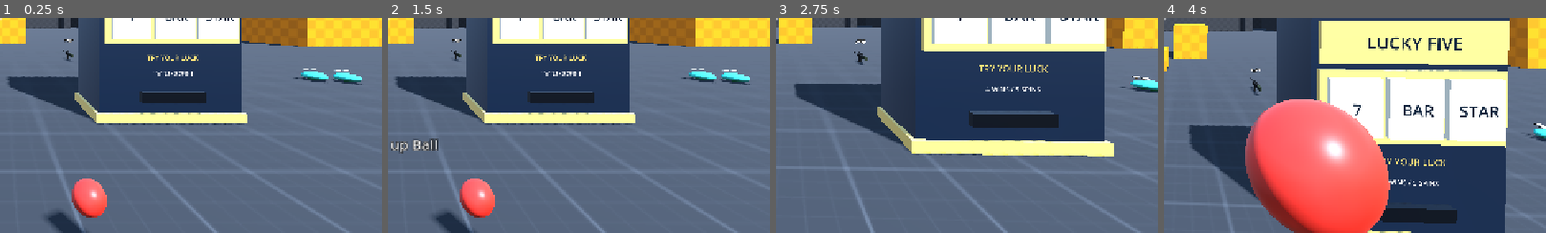
Above: before the commit, frames 1-4 (left to right).
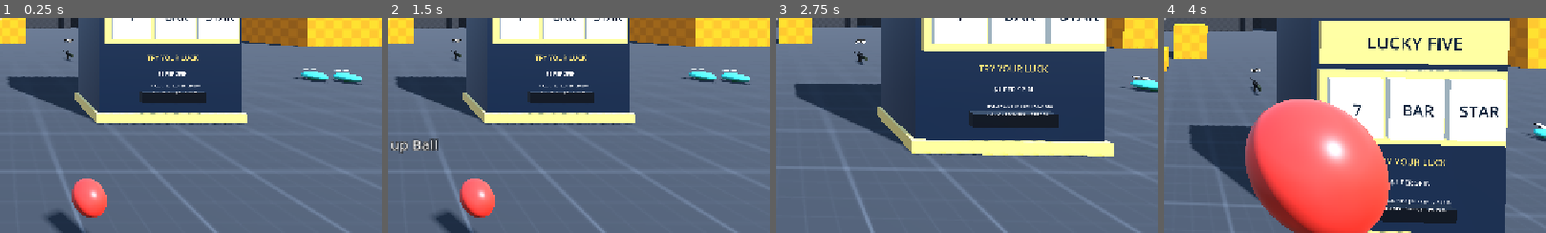
Above: after the commit, the same moments.

Repository: BrianWiz/the-game
Game: Godot game, scene res://main.tscn
Two runs of this game, one before a commit and one after it. Both use one fixed random seed, a clock stepped at 60 frames per second and the inputs below.
Inputs (mouse positions are % of the whole screen's width and height, from its top left):
- Up to frame 1 (0.25 s): no input
- Up to frame 2 (1.5 s): tap Enter (chat_open) at 0.5 s; move the mouse to (72, 45) at 0.52 s; hold D (move_right) 0.53-1.25 s; hold E (use) 0.53-1.25 s; click (72, 45) at 0.67 s; tap Space (jump) at 0.77 s; click "Resume" at 1.25 s
- Up to frame 3 (2.75 s): move the mouse to (45, 50) at 2.02 s; hold W (move_forward) from 2.03 s (still down); tap Enter (chat_open) at 2.1 s; tap Space (jump) at 2.27 s; tap E (use) at 2.3 s
- Up to frame 4 (4 s): keep holding W (move_forward); tap Space (jump) at 2.75, 3.77 s; move the mouse to (52, 48) at 2.77 s; press the mouse at (52, 48) at 2.78 s; tap E (use) at 3.05, 3.8 s; tap Enter (chat_open) at 3.5 s; move the mouse to (49, 52) at 3.52 s; release the mouse at (49, 52) at 3.53 s; tap V (toggle_noclip) at 3.6 s; click (49, 52) at 3.67 s
The pictures show only the part of the screen within x 50-100%, y 50-100%; the shares and areas given below are measured in that part.

The runs differ from the first frame. In frame 1, 0.3% of the frame differs, in the area x 39-53%, y 24-36%; in frame 2, 0.3%; in frame 3, 0.5%, in the area x 54-73%, y 32-46%; in frame 4, 0.5%.

Commit message:
feat(game): add money (#45)

Diff:
--- /dev/null
+++ b/game/features/money/feature.tscn
@@ -0,0 +1,15 @@
+[gd_scene load_steps=3 format=3]
+
+[ext_resource type="Script" path="res://features/money/money.gd" id="1"]
+
+[sub_resource type="SceneReplicationConfig" id="Replication"]
+properties/0/path = NodePath(".:balances")
+properties/0/spawn = true
+properties/0/replication_mode = 2
+
+[node name="Money" type="Node"]
+script = ExtResource("1")
+
+[node name="Sync" type="MultiplayerSynchronizer" parent="."]
+root_path = NodePath("..")
+replication_config = SubResource("Replication")
--- /dev/null
+++ b/game/features/money/money.gd
@@ -0,0 +1,180 @@
+class_name PlayerMoney
+extends Node
+## Server-owned wallets. Online balances live in the accounts API's SQLite DB;
+## offline/dev wallets are temporary and never cross into authenticated accounts.
+
+@export var balances: Dictionary = {}
+var _busy: Dictionary = {}
+var _generation := 0
+var _poll_elapsed := 5.0
+var _unresolved: Dictionary = {}
+var _temporary_seconds: Dictionary = {}
+
+
+func _ready() -> void:
+	add_to_group(&"player_money")
+	Network.mode_changed.connect(_reset)
+
+
+func _reset(_mode: Network.Mode) -> void:
+	_generation += 1
+	balances = {}
+	_busy.clear()
+	_temporary_seconds.clear()
+	_unresolved.clear()
+	_poll_elapsed = 5.0
+
+
+func _process(delta: float) -> void:
+	_poll_elapsed += delta
+	for player: Player in get_tree().get_nodes_in_group(&"players"):
+		var peer := player.get_multiplayer_authority()
+		if multiplayer.is_server() and _temporary() and _account(peer) <= 0:
+			var seconds := float(_temporary_seconds.get(peer, 0.0)) + delta
+			if seconds >= 60.0:
+				_set_balance(peer, int(balances.get(peer, 2000)) + 500)
+				seconds -= 60.0
+			_temporary_seconds[peer] = seconds
+		if multiplayer.is_server() and _poll_elapsed >= 5.0 and not _busy.has(peer):
+			_refresh(peer)
+		if player.is_local():
+			continue
+		var label := player.get_node_or_null("MoneyLabel") as Label3D
+		if label == null:
+			label = Label3D.new()
+			label.name = "MoneyLabel"
+			label.billboard = BaseMaterial3D.BILLBOARD_ENABLED
+			label.fixed_size = true
+			label.pixel_size = 0.0015
+			label.font_size = 20
+			label.outline_size = 6
+			label.no_depth_test = true
+			label.modulate = Color("83e59b")
+			# Same anchor as the name; a pixel offset keeps the two lines
+			# separated even when fixed-size labels are viewed from far away.
+			label.position.y = player.movement.hull_height_m() * 0.5 + 0.35
+			label.offset.y = -26.0
+			player.add_child(label)
+		label.text = format_money(int(balances[peer])) if balances.has(peer) else "…"
+	if _poll_elapsed >= 5.0:
+		_poll_elapsed = 0.0
+		if multiplayer.is_server():
+			for peer: int in balances.keys():
+				if peer != 1 and not Network.peer_accounts.has(peer):
+					balances = balances.duplicate()
+					balances.erase(peer)
+					_temporary_seconds.erase(peer)
+
+
+func _set_balance(peer: int, cents: int) -> void:
+	balances = balances.duplicate()
+	balances[peer] = cents
+
+
+static func format_money(cents: int) -> String:
+	return "$%.2f" % (float(cents) / 100.0)
+
+
+func _account(peer: int) -> int:
+	var account: Dictionary = Network.peer_accounts.get(peer, {})
+	return int(account.get("account_id", 0))
+
+
+func _temporary() -> bool:
+	return Network.mode == Network.Mode.OFFLINE or Network.insecure_auth
+
+
+func _refresh(peer: int) -> void:
+	_busy[peer] = true
+	var generation := _generation
+	var account := _account(peer)
+	if _temporary() and account <= 0:
+		if not balances.has(peer):
+			_set_balance(peer, 2000)
+	else:
+		var result: Dictionary = await _request(account, "balance", "")
+		if generation != _generation:
+			return
+		if _account(peer) == account and result.has("balance"):
+			_set_balance(peer, int(result["balance"]))
+	_busy.erase(peer)
+
+
+func spin(peer: int, id: String) -> Dictionary:
+	if not multiplayer.is_server() or _busy.has(peer):
+		return {"error": "Wallet loading — try again"}
+	_busy[peer] = true
+	var generation := _generation
+	var account := _account(peer)
+	var result: Dictionary
+	if _temporary() and account <= 0:
+		var balance := int(balances.get(peer, 2000))
+		if balance < 100:
+			result = {"error": "You need $1 to spin"}
+		else:
+			var reels := SlotSpinCycle.new().next_result()
+			var payout := SlotSpinCycle.payout(reels)
+			result = {"reels": reels, "payout": payout, "balance": balance - 100 + payout}
+	else:
+		if not _unresolved.has(account):
+			_unresolved[account] = id
+		result = await _request(account, "spin", str(_unresolved[account]))
+		if generation == _generation and (result.has("balance") or result.has("rejected")):
+			_unresolved.erase(account)
+	if generation != _generation:
+		return {"error": "Session changed"}
+	if _account(peer) == account and result.has("balance"):
+		_set_balance(peer, int(result["balance"]))
+	_busy.erase(peer)
+	return result
+
+
+func _request(account: int, action: String, id: String) -> Dictionary:
+	if account <= 0 or Network.ticket_key.is_empty():
+		return {"error": "Wallet unavailable"}
+	var generation := _generation
+	# Retries reuse the operation ID; the database charges each spin only once.
+	for attempt: int in 3:
+		if generation != _generation:
+			return {"error": "Session changed"}
+		var body := JSON.stringify(
+			{
+				"account_id": account,
+				"action": action,
+				"id": id,
+				"timestamp": int(Time.get_unix_time_from_system())
+			}
+		)
+		var signature := (
+			Crypto
+			. new()
+			. hmac_digest(
+				HashingContext.HASH_SHA256,
+				Network.ticket_key,
+				("game-money-v1\n" + body).to_utf8_buffer()
+			)
+			. hex_encode()
+		)
+		var request := HTTPRequest.new()
+		request.timeout = 5.0
+		add_child(request)
+		var error := request.request(
+			Network.resolve_api_url() + "/game/money",
+			["Content-Type: application/json", "X-Game-Signature: " + signature],
+			HTTPClient.METHOD_POST,
+			body
+		)
+		if error != OK:
+			request.queue_free()
+			continue
+		var response: Array = await request.request_completed
+		request.queue_free()
+		if int(response[0]) != HTTPRequest.RESULT_SUCCESS:
+			continue
+		var bytes: PackedByteArray = response[3]
+		var parsed: Variant = JSON.parse_string(bytes.get_string_from_utf8())
+		if int(response[1]) == 200 and parsed is Dictionary:
+			return parsed as Dictionary
+		if int(response[1]) == 409 and parsed is Dictionary:
+			return {"error": str(parsed.get("message", "Spin rejected")), "rejected": true}
+	return {"error": "Wallet unavailable — try again"}
--- a/game/features/slot_machine/slot_machine.gd
+++ b/game/features/slot_machine/slot_machine.gd
@@ -10,7 +10,9 @@
 
 @export var state: Dictionary = initial_state()
 
-var _cycle := SlotSpinCycle.new()
+var _pending := false
+var _generation := 0
+var _prize := 0
 var _result: Array[int] = []
 var _elapsed := 0.0
 var _frame_elapsed := 0.0
@@ -30,12 +32,28 @@
 
 static func initial_state() -> Dictionary:
 	return {
-		"spin": 0, "spinning": false, "reels": [0, 1, 2], "stopped": 3, "operator": "", "won": false
+		"spin": 0,
+		"spinning": false,
+		"reels": [0, 1, 2],
+		"stopped": 3,
+		"operator": "",
+		"won": false,
+		"payout": 0,
+		"message": ""
 	}
 
 
 func interaction_text() -> String:
-	return "Slot machine — spinning…" if state["spinning"] else "Spin slot machine"
+	if state["spinning"]:
+		return "Slot machine — spinning…"
+	var wallet := get_tree().get_first_node_in_group(&"player_money") as PlayerMoney
+	var text := "Spin slot machine — $1"
+	if wallet != null and wallet.balances.has(multiplayer.get_unique_id()):
+		text += (
+			" (you have %s)"
+			% PlayerMoney.format_money(int(wallet.balances[multiplayer.get_unique_id()]))
+		)
+	return text
 
 
 func interaction_point() -> Vector3:
@@ -69,18 +87,41 @@
 
 @rpc("any_peer", "call_local", "reliable")
 func request_spin() -> void:
-	if not multiplayer.is_server() or state["spinning"]:
+	if not multiplayer.is_server() or state["spinning"] or _pending:
 		return
 	var sender := multiplayer.get_remote_sender_id()
 	var peer_id := sender if sender != 0 else multiplayer.get_unique_id()
 	var player := _player_for_peer(peer_id)
 	if player == null or not can_use(player):
 		return
-	_begin_spin(peer_id, player.display_name)
-
-
-func _begin_spin(peer_id: int, display_name: String) -> void:
-	_result = _cycle.next_result()
+	var wallet := get_tree().get_first_node_in_group(&"player_money") as PlayerMoney
+	if wallet == null:
+		return
+	_pending = true
+	state = state.duplicate(true)
+	state["message"] = "Checking wallet…"
+	var generation := _generation
+	var operator_name := player.display_name
+	var id := Crypto.new().generate_random_bytes(32).hex_encode()
+	var result: Dictionary = await wallet.spin(peer_id, id)
+	if generation != _generation:
+		return
+	_pending = false
+	if result.has("error"):
+		var next := state.duplicate(true)
+		next["message"] = str(result["error"])
+		state = next
+		return
+	var reels: Array[int] = []
+	reels.assign(result["reels"])
+	_begin_spin(peer_id, operator_name, reels, int(result["payout"]))
+
+
+func _begin_spin(
+	peer_id: int, display_name: String, reels: Array[int] = [0, 1, 2], prize: int = 0
+) -> void:
+	_result = reels
+	_prize = prize
 	_elapsed = 0.0
 	_frame_elapsed = 0.0
 	state = {
@@ -89,7 +130,9 @@
 		"reels": [0, 1, 2],
 		"stopped": 0,
 		"operator": display_name if display_name else "Player %d" % peer_id,
-		"won": false
+		"won": false,
+		"payout": 0,
+		"message": ""
 	}
 
 
@@ -122,6 +165,7 @@
 	if stopped == 3:
 		next["spinning"] = false
 		next["won"] = SlotSpinCycle.is_win(_result)
+		next["payout"] = _prize
 	state = next
 	if stopped == 3:
 		play_result.rpc(int(state["spin"]), bool(state["won"]))
@@ -149,7 +193,9 @@
 func _on_mode_changed(_mode: Network.Mode) -> void:
 	# Do not carry local/offline results into a newly joined server, or vice versa.
 	state = initial_state()
-	_cycle = SlotSpinCycle.new()
+	_pending = false
+	_generation += 1
+	_prize = 0
 	_result.clear()
 	_last_sound_spin = 0
 	_audio.stop()
--- a/game/features/slot_machine/slot_machine_view.gd
+++ b/game/features/slot_machine/slot_machine_view.gd
@@ -24,7 +24,9 @@
 		_box(Vector3(0.59, 0.68, 0.09), Vector3(x, 1.65, 0.69), Color("fff5da"))
 		_reels.append(_label(SYMBOLS[index], Vector3(x, 1.65, 0.75), 58, INK))
 	_status = _label("TRY YOUR LUCK", Vector3(0, 1.02, 0.66), 34, GOLD)
-	_caption = _label("4 WINS / 5 SPINS", Vector3(0, 0.78, 0.66), 26, Color.WHITE)
+	_caption = _label("$1 PER SPIN", Vector3(0, 0.78, 0.66), 26, Color.WHITE)
+	_label("TRIPLES: 7 $30 | BAR $20 | STAR $10", Vector3(0, 0.60, 0.72), 15, Color.WHITE)
+	_label("BELL $15 | GEM $25 — PAIRS $0", Vector3(0, 0.51, 0.72), 15, Color.WHITE)
 	_box(Vector3(0.95, 0.16, 0.12), Vector3(0, 0.42, 0.64), Color("070d14"))
 	_lever = Node3D.new()
 	_lever.position = Vector3(1.25, 1.3, 0)
@@ -58,15 +60,22 @@
 		_reels[index].text = SYMBOLS[int(reels[index])]
 		_reels[index].modulate = INK if index < int(snapshot["stopped"]) else Color("84909b")
 	_lever.rotation.x = 0.8 if snapshot["spinning"] else 0.0
-	if snapshot["spinning"]:
+	if not str(snapshot.get("message", "")).is_empty():
+		_status.text = str(snapshot["message"])
+		_caption.text = "$1 PER SPIN"
+	elif snapshot["spinning"]:
 		_status.text = "SPINNING…"
 		_caption.text = str(snapshot["operator"]).left(20)
 	elif int(snapshot["spin"]) > 0:
-		_status.text = "WINNER!" if snapshot["won"] else "NO WIN — TRY AGAIN"
+		_status.text = (
+			("WON %s!" % PlayerMoney.format_money(int(snapshot["payout"])))
+			if snapshot["won"]
+			else "NO WIN — TRY AGAIN"
+		)
 		_caption.text = str(snapshot["operator"]).left(20)
 	else:
 		_status.text = "TRY YOUR LUCK"
-		_caption.text = "4 WINS / 5 SPINS"
+		_caption.text = "$1 PER SPIN"
 
 
 func _material(color: Color) -> StandardMaterial3D:
--- a/game/features/slot_machine/spin_cycle.gd
+++ b/game/features/slot_machine/spin_cycle.gd
@@ -1,26 +1,26 @@
 class_name SlotSpinCycle
 extends RefCounted
-## Server-only shuffled bags: exactly four wins and one loss per five accepted spins.
+## Independent, uniform reels. Used for temporary offline/dev wallets only;
+## authenticated spins are generated and settled by the accounts API.
 
 const SYMBOL_COUNT := 5
-var _bag: Array[bool] = []
+const PRIZES: Array[int] = [3000, 2000, 1000, 1500, 2500]
 var _rng := RandomNumberGenerator.new()
 
 
 func next_result() -> Array[int]:
-	if _bag.is_empty():
-		_bag.assign([true, true, true, true, false])
-		for index: int in range(_bag.size() - 1, 0, -1):
-			var other := _rng.randi_range(0, index)
-			var value := _bag[index]
-			_bag[index] = _bag[other]
-			_bag[other] = value
-	var symbol := _rng.randi_range(0, SYMBOL_COUNT - 1)
-	if _bag.pop_back():
-		return [symbol, symbol, symbol]
-	# A loss can never accidentally contain three matching symbols.
-	return [symbol, symbol, (symbol + _rng.randi_range(1, SYMBOL_COUNT - 1)) % SYMBOL_COUNT]
+	return [
+		_rng.randi_range(0, SYMBOL_COUNT - 1),
+		_rng.randi_range(0, SYMBOL_COUNT - 1),
+		_rng.randi_range(0, SYMBOL_COUNT - 1)
+	]
 
 
 static func is_win(reels: Array[int]) -> bool:
 	return reels.size() == 3 and reels[0] == reels[1] and reels[1] == reels[2]
+
+
+static func payout(reels: Array[int]) -> int:
+	if not is_win(reels) or reels[0] < 0 or reels[0] >= SYMBOL_COUNT:
+		return 0
+	return PRIZES[reels[0]]
--- a/game/tests/features/slot_machine/network_probe.gd
+++ b/game/tests/features/slot_machine/network_probe.gd
@@ -3,6 +3,7 @@
 
 var _last_snapshot := ""
 var _last_audio := 0
+var _last_money := ""
 var _sent_competing_request := false
 
 @onready var _machine: SlotMachine = $Game/Features/slot_machine/Machine
@@ -19,6 +20,11 @@
 	if _machine._last_sound_spin != _last_audio:
 		_last_audio = _machine._last_sound_spin
 		print("SLOT_AUDIO ", _last_audio)
+	var wallet := $Game/Features/money as PlayerMoney
+	var money := JSON.stringify(wallet.balances)
+	if money != _last_money:
+		_last_money = money
+		print("SLOT_MONEY ", money)
 	var state := _machine.state
 	var key := "%s/%s" % [state["spin"], state["stopped"]]
 	if key != _last_snapshot:
--- a/game/tests/features/slot_machine/test_slot_machine.gd
+++ b/game/tests/features/slot_machine/test_slot_machine.gd
@@ -9,22 +9,31 @@
 
 
 func before_each() -> void:
+	var wallet := PlayerMoney.new()
+	add_child_autofree(wallet)
+	wallet.set_process(false)
 	_machine = MachineScene.instantiate() as SlotMachine
 	add_child_autofree(_machine)
 	_machine.set_process(false)
 
 
-func test_every_block_of_five_contains_exactly_four_wins() -> void:
+func test_independent_reels_and_exact_return() -> void:
 	var cycle := SlotSpinCycle.new()
-	for block: int in 100:
-		var wins := 0
-		for spin: int in 5:
-			var result := cycle.next_result()
-			assert_eq(result.size(), 3)
-			for symbol: int in result:
-				assert_between(symbol, 0, SlotSpinCycle.SYMBOL_COUNT - 1)
-			wins += int(SlotSpinCycle.is_win(result))
-		assert_eq(wins, 4)
+	for spin: int in 100:
+		var result := cycle.next_result()
+		assert_eq(result.size(), 3)
+		for symbol: int in result:
+			assert_between(symbol, 0, SlotSpinCycle.SYMBOL_COUNT - 1)
+	var total := 0
+	var wins := 0
+	for a: int in 5:
+		for b: int in 5:
+			for c: int in 5:
+				var reels: Array[int] = [a, b, c]
+				total += SlotSpinCycle.payout(reels)
+				wins += int(SlotSpinCycle.is_win(reels))
+	assert_eq(total, 10000, "125 $1 spins pay $100: 80% return")
+	assert_eq(wins, 5)
 
 
 func test_reels_stop_left_to_right_and_finish_once() -> void:
@@ -178,3 +187,33 @@
 	Controls.device = saved_device
 	Controls.touch_available = saved_touch
 	Controls.joypad = saved_joypad
+
+
+func test_wallet_charges_and_rejects_empty_balance() -> void:
+	var wallet := get_tree().get_first_node_in_group(&"player_money") as PlayerMoney
+	wallet.balances[1] = 100
+	var result: Dictionary = await wallet.spin(1, "test")
+	assert_eq(int(wallet.balances[1]), int(result["payout"]))
+	wallet.balances[1] = 99
+	result = await wallet.spin(1, "test2")
+	assert_true(result.has("error"))
+	assert_eq(int(wallet.balances[1]), 99)
+
+
+func test_temporary_income_and_remote_nameplate() -> void:
+	var wallet := get_tree().get_first_node_in_group(&"player_money") as PlayerMoney
+	var player := PlayerScene.instantiate() as Player
+	player.set_multiplayer_authority(2)
+	player.display_name = "Alice"
+	add_child_autofree(player)
+	Network.peer_accounts[2] = {"account_id": 0, "name": "Alice"}
+	wallet._process(59.0)
+	assert_eq(float(wallet._temporary_seconds[2]), 59.0)
+	wallet._process(1.0)
+	assert_eq(int(wallet.balances[2]), 2500)
+	var label := player.get_node("MoneyLabel") as Label3D
+	assert_eq(label.text, "$25.00")
+	Network.peer_accounts.erase(2)
+	wallet._reset(Network.Mode.OFFLINE)
+	assert_true(wallet.balances.is_empty())
+	assert_true(wallet._temporary_seconds.is_empty())
Not shown, added: game/features/money/money.gd.uid
Not shown, added: api/internal/server/money.go
Not shown, added: api/internal/server/money_test.go
Not shown, changed: api/internal/server/server.go
Not shown, added: api/internal/store/money.go
Not shown, added: api/internal/store/money_test.go
Not shown, changed: api/internal/store/store.go
Not shown, changed: docs/architecture.md
Not shown, added: game/features/money/README.md
Not shown, changed: game/features/slot_machine/README.md
Not shown, changed: game/tests/features/slot_machine/network_test.py
